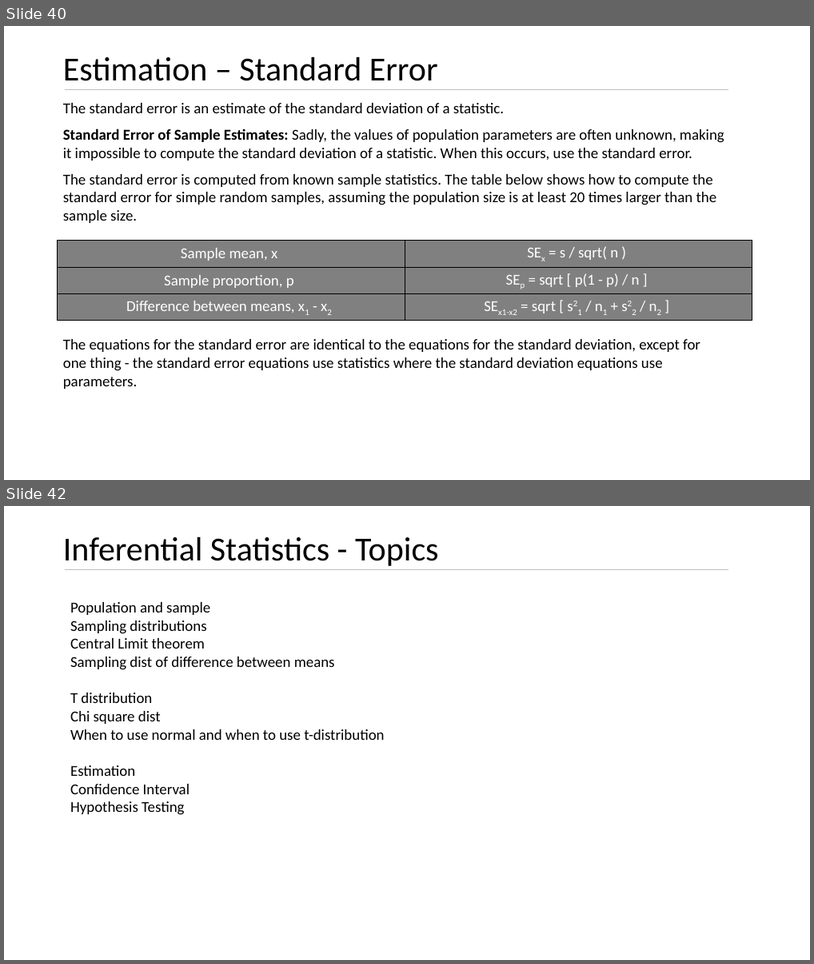
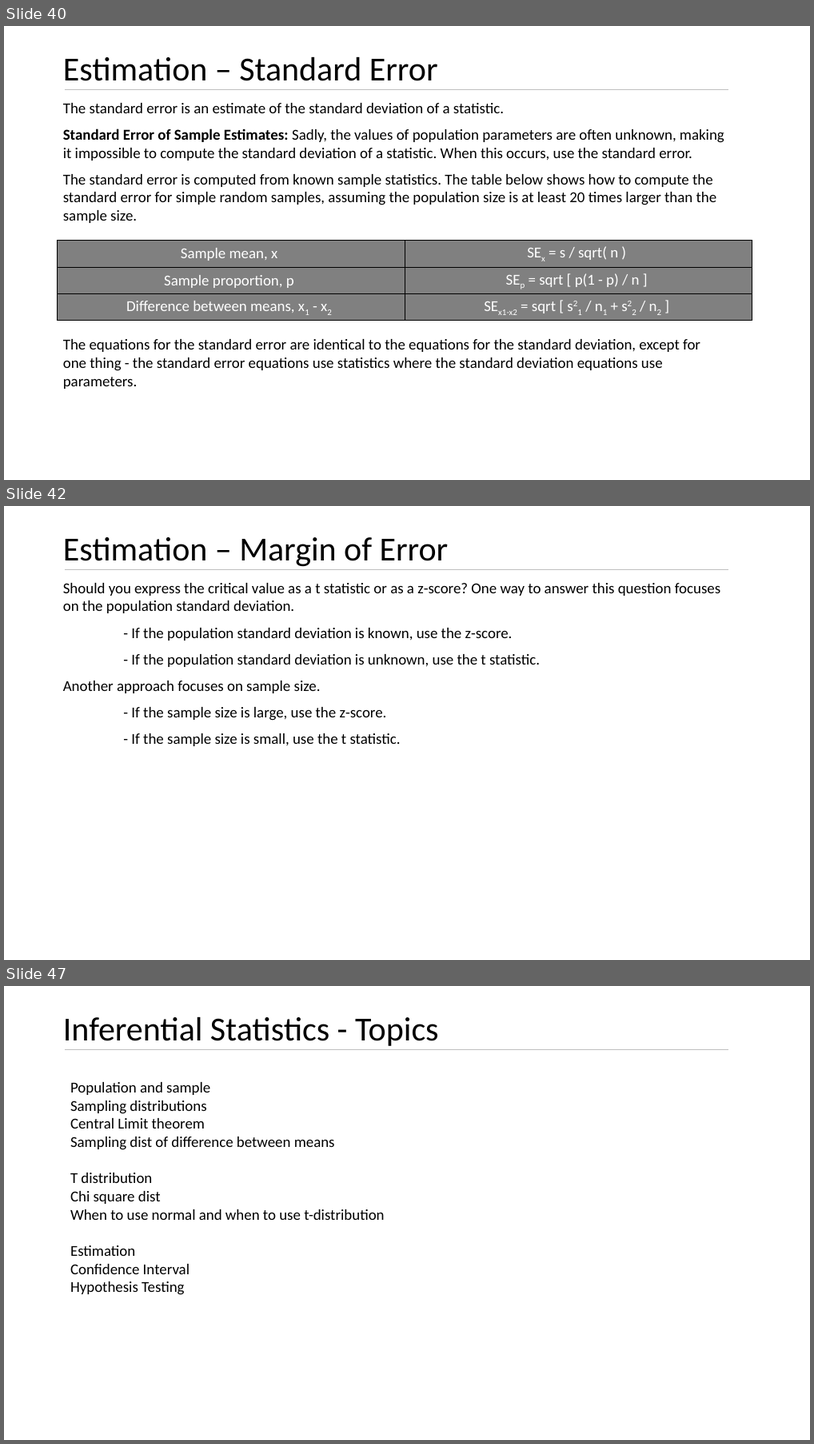
Before and after one commit to kushkul/Intro-to-Analytics, a slide deck: Statistics/Lesson 7 Inferential Statistics.pptx. Shown one above the other, each under a label of ours: slides 40 and 42 before the commit, slides 40, 42 and 47 after it; the slides between them are not shown. The pictures are 814x964 and 814x1444 pixels, drawn with LibreOffice and Linux fonts; fonts in the diff are those of the drawing. Boxes give left, top, right and bottom in pixels: in the first picture for what was removed or moved away, otherwise in the second. Text is boxed around its words. In the diff, an @@ line names an element or a change of style, - is before the commit and + after.

Commit message:
Complete Estimation

```diff
--- a/Statistics/Lesson 7 Inferential Statistics.pptx
+++ b/Statistics/Lesson 7 Inferential Statistics.pptx
@@ slide 42 added at <box>4,506,810,960</box>, background #FFFFFF @@
@@ title added at <box>63,537,449,567</box>, 40 pt, text #000000 @@
+Estimation – Margin of Error
@@ line added from (65, 569) to (730, 569), #BFBFBF 0.5 pt @@
@@ text added at <box>63,583,721,746</box>, 18 pt, text #000000 @@
+Should you express the critical value as a t statistic or as a z-score? One way to answer this question focuses on the population standard deviation.
+- If the population standard deviation is known, use the z-score.
+- If the population standard deviation is unknown, use the t statistic.
+Another approach focuses on sample size.
+- If the sample size is large, use the z-score.
+- If the sample size is small, use the t statistic.
@@ what was slide 42 is now slide 47 @@
```
Also in this commit, not shown: 1 slide changed, 4 other slides added.
